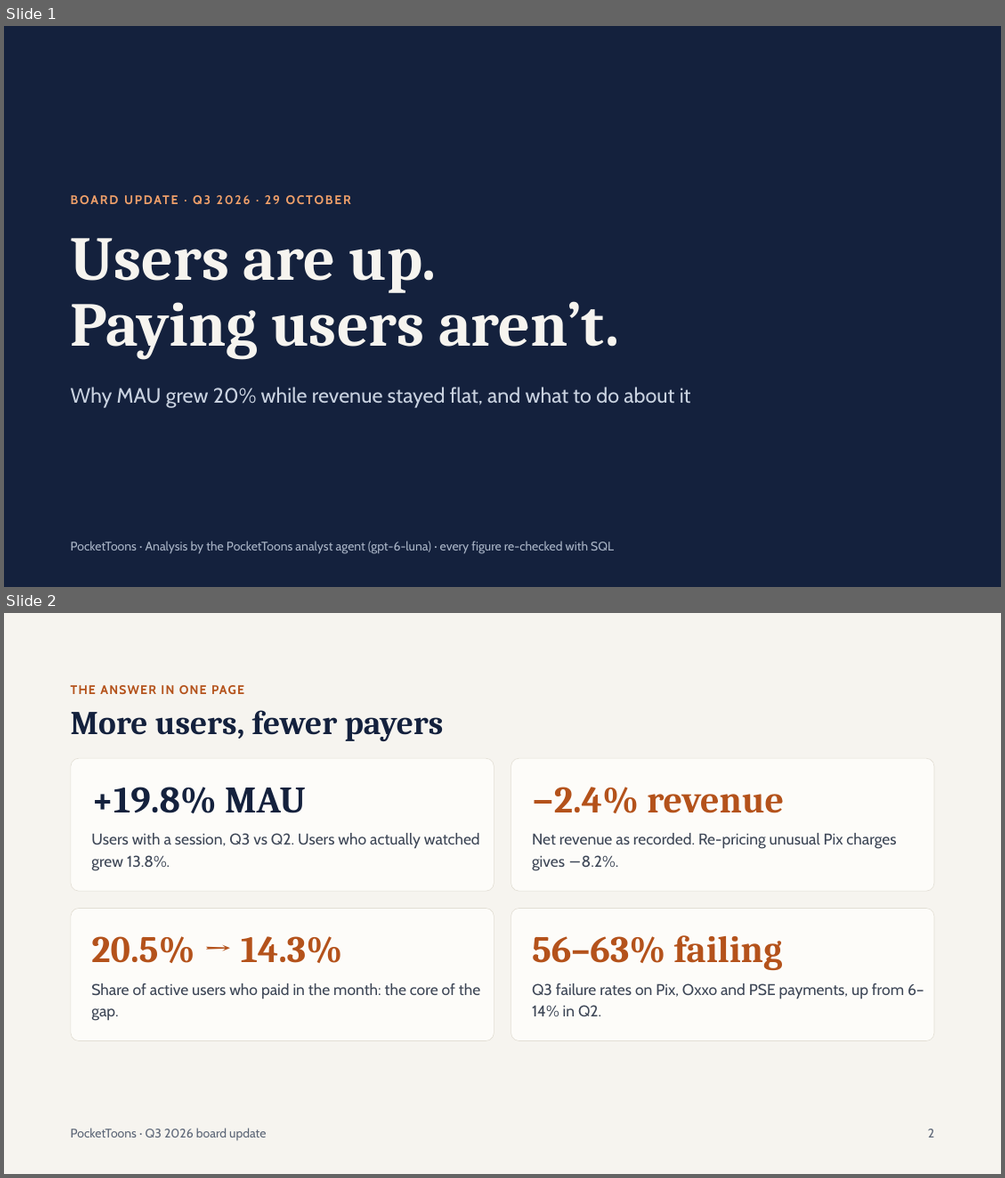
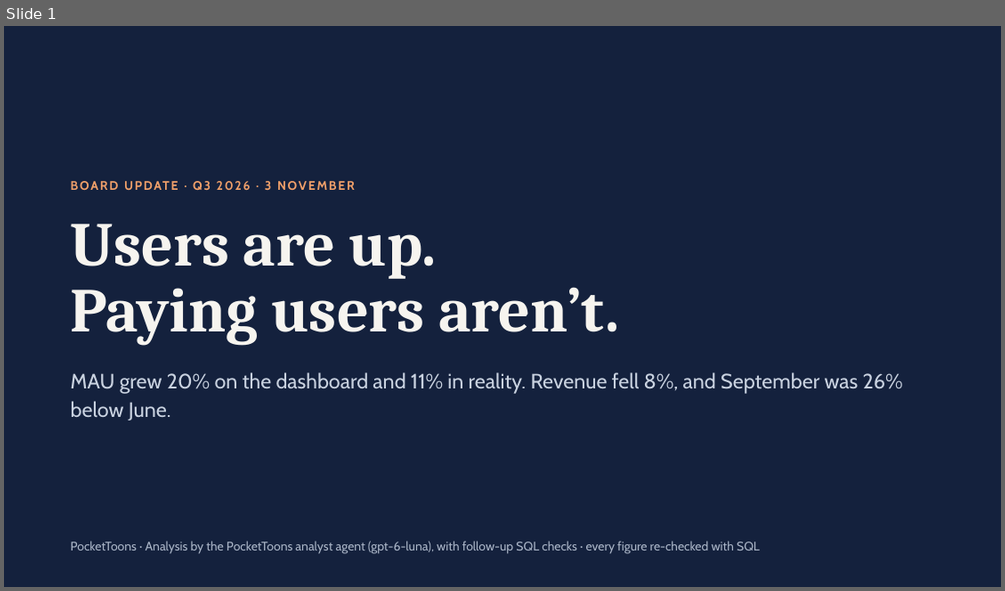
Before and after one commit to Anshi0202/pockettoons-analyst, a slide deck: investigation/board_deck.pptx. Shown one above the other, each under a label of ours: slides 1 and 2 before the commit, slide 1 after it. The pictures are 1005x1178 and 1005x591 pixels, drawn with LibreOffice and Linux fonts; fonts in the diff are those of the drawing. Boxes give left, top, right and bottom in pixels: in the first picture for what was removed or moved away, otherwise in the second. Text is boxed around its words. In the diff, an @@ line names an element or a change of style, - is before the commit and + after.

```diff
--- a/investigation/board_deck.pptx
+++ b/investigation/board_deck.pptx
@@ slide 2 removed at <box>4,613,1001,1174</box>, background #F6F4EF @@
@@ text removed at <box>71,685,244,694</box> @@
-THE ANSWER IN ONE PAGE
@@ title removed at <box>71,710,444,742</box> @@
-More users, fewer payers
@@ rounded rectangle removed at <box>71,758,494,891</box> @@
@@ rounded rectangle removed at <box>511,758,934,891</box> @@
@@ text removed at <box>91,787,306,813</box> @@
-+19.8% MAU
@@ text removed at <box>532,787,784,813</box> @@
-−2.4% revenue
@@ text removed at <box>91,833,480,870</box> @@
-Users with a session, Q3 vs Q2. Users who actually watched grew 13.8%.
@@ text removed at <box>532,833,896,870</box> @@
-Net revenue as recorded. Re-pricing unusual Pix charges gives −8.2%.
@@ rounded rectangle removed at <box>71,908,494,1041</box> @@
@@ rounded rectangle removed at <box>511,908,934,1041</box> @@
@@ text removed at <box>91,936,342,963</box> @@
-20.5% → 14.3%
@@ text removed at <box>532,935,783,971</box> @@
-56–63% failing
@@ text removed at <box>91,983,480,1021</box> @@
-Share of active users who paid in the month: the core of the gap.
@@ text removed at <box>532,983,924,1016</box> @@
-Q3 failure rates on Pix, Oxxo and PSE payments, up from 6–14% in Q2.
@@ text removed at <box>71,1127,266,1140</box> @@
-PocketToons · Q3 2026 board update
@@ text removed at <box>928,1128,934,1137</box> @@
-2
@@ slide 1 changed as well @@
@@ text at <box>204,181,211,190</box>: text changed @@
-BOARD UPDATE · Q3 2026 · 29 OCTOBER
+BOARD UPDATE · Q3 2026 · 3 NOVEMBER
@@ title "Users are up.": place and size @@
-title "Users are up." at <box>71,238,619,359</box>
+title "Users are up." at <box>71,224,619,345</box>
@@ text at <box>71,372,903,420</box>: text changed @@
-Why MAU grew 20% while revenue stayed flat, and what to do about it
+MAU grew 20% on the dashboard and 11% in reality. Revenue fell 8%, and September was 26% below June.
@@ text at <box>71,540,760,554</box>: text changed @@
-PocketToons · Analysis by the PocketToons analyst agent (gpt-6-luna) · every figure re-checked with SQL
+PocketToons · Analysis by the PocketToons analyst agent (gpt-6-luna), with follow-up SQL checks · every figure re-checked with SQL
```
Also in this commit, not shown: 4 other slides changed, 5 slides added, 4 other slides removed.
